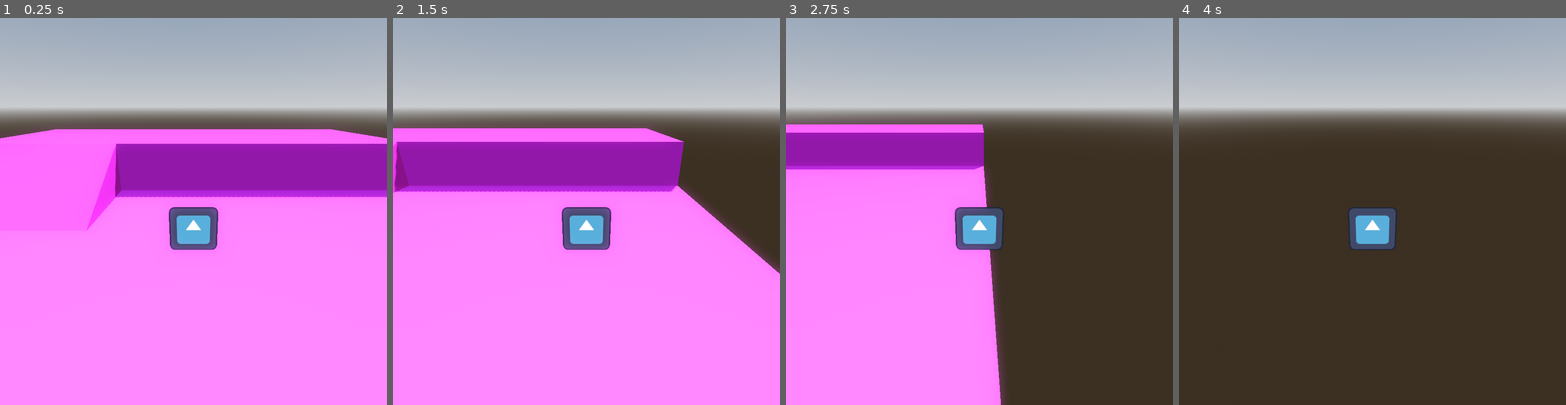
Above: before the commit, frames 1-4 (left to right).
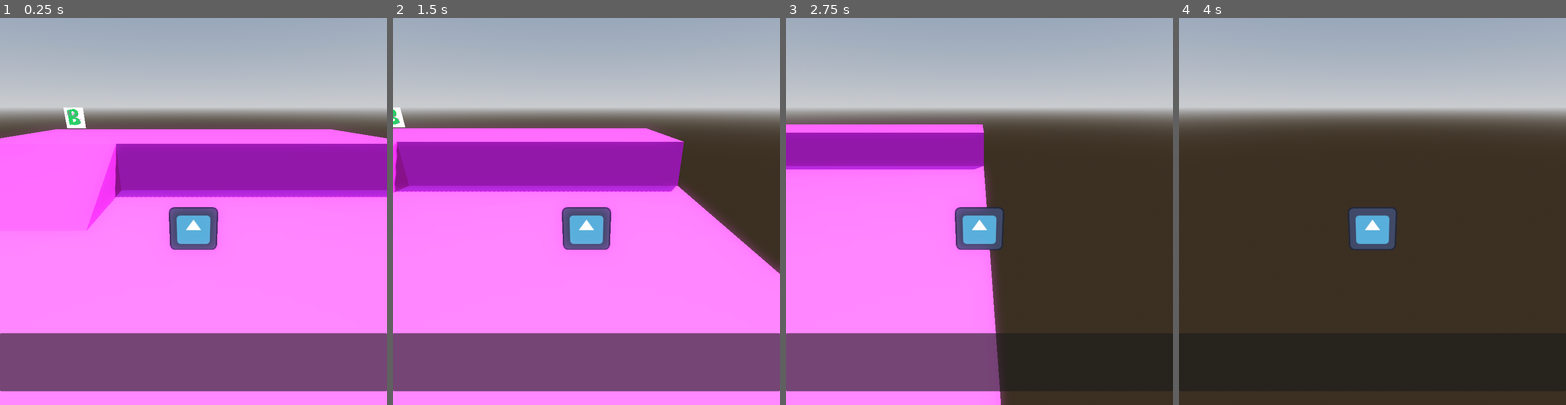
Above: after the commit, the same moments.

Repository: StativKaktus131/PaletteLock
Game: Godot game, scene res://world.tscn
Two runs of this game, one before a commit and one after it. Both use one fixed random seed, a clock stepped at 60 frames per second and the inputs below. The engine's default icon, where the game draws it, is replaced by a stand-in: a white triangle on a blue panel in a dark square.
Inputs:
- Up to frame 1 (0.25 s): no input
- Up to frame 2 (1.5 s): tap Enter at 0.5 s; hold D (right) 0.53-1.28 s; tap E (interact, bound only after the commit) at 0.6, 1.35 s; hold S (down) from 1.28 s (still down)
- Up to frame 3 (2.75 s): release S (down) at 2.03 s; hold D (right) from 2.03 s (still down); tap E (interact, bound only after the commit) at 2.1 s
- Up to frame 4 (4 s): release D (right) at 2.78 s; hold W (up) 2.78-3.53 s; tap E (interact, bound only after the commit) at 2.85, 3.6 s; hold A (left) from 3.53 s (still down)

The runs differ from the first frame. In frame 1, 15% of the frame differs, in the area x 0-100%, y 23-97%; in frame 2, 15%; in frame 3, 8.6%; in frame 4, less than 0.1%.
Error after the commit: Out of bounds get index '0' (on base: 'Array[Area3D]') (res://scripts/player.gd:49)

Commit message:
Added NPC script, modular dialogue system

Diff:
--- /dev/null
+++ b/dialogue_system.gd
@@ -0,0 +1,36 @@
+extends Panel
+
+@export_group("typewriter")
+@export var interval : float
+
+@onready var text_field : RichTextLabel = $MarginContainer/Text
+
+var current_text : String = ""
+
+var timer : Timer
+var current_char_pointer = 0
+
+
+func _ready() -> void:
+	timer = Timer.new()
+
+	timer.wait_time = interval
+	timer.timeout.connect(type_letter)
+
+	add_child(timer)
+
+
+func type_letter() -> void:
+	current_char_pointer += 1
+
+	if current_char_pointer > current_text.length():
+		timer.stop()
+
+	text_field.text = current_text.substr(0, current_char_pointer)
+
+
+
+func trigger(new_text: String) -> void:
+	current_text = new_text
+	current_char_pointer = 0
+	timer.start()
--- a/project.godot
+++ b/project.godot
@@ -46,7 +46,13 @@
 , Object(InputEventKey,"resource_local_to_scene":false,"resource_name":"","device":-1,"window_id":0,"alt_pressed":false …(186 unchanged characters)…
 ]
 }
+interact={
+"deadzone": 0.2,
+"events": [Object(InputEventKey,"resource_local_to_scene":false,"resource_name":"","device":-1,"window_id":0,"alt_pressed":false,"shift_pressed":false,"ctrl_pressed":false,"meta_pressed":false,"pressed":false,"keycode":0,"physical_keycode":69,"key_label":0,"unicode":101,"location":0,"echo":false,"script":null)
+]
+}
 
 [layer_names]
 
 3d_physics/layer_1="Ground"
+3d_physics/layer_2="NPC"
--- /dev/null
+++ b/scenes/npc.tscn
@@ -0,0 +1,26 @@
+[gd_scene load_steps=4 format=3 uid="uid://bjpqqfnsn811w"]
+
+[ext_resource type="Script" uid="uid://coxvtvoejdpeh" path="res://scripts/npc.gd" id="1_nh2m4"]
+
+[sub_resource type="CapsuleShape3D" id="CapsuleShape3D_036b0"]
+radius = 0.30156
+height = 1.4091
+
+[sub_resource type="SphereShape3D" id="SphereShape3D_dwbse"]
+radius = 1.13953
+
+[node name="NPC" type="StaticBody3D"]
+script = ExtResource("1_nh2m4")
+
+[node name="Sprite3D" type="Sprite3D" parent="."]
+transform = Transform3D(0.279951, 0, 0, 0, 0.279951, 0, 0, 0, 0.279951, 0, 0.649517, 0)
+
+[node name="CollisionShape3D" type="CollisionShape3D" parent="."]
+transform = Transform3D(1, 0, 0, 0, 1, 0, 0, 0, 1, 0, 0.559593, 0)
+shape = SubResource("CapsuleShape3D_036b0")
+
+[node name="InteractArea" type="Area3D" parent="."]
+collision_layer = 2
+
+[node name="CollisionShape3D" type="CollisionShape3D" parent="InteractArea"]
+shape = SubResource("SphereShape3D_dwbse")
--- a/scenes/player.tscn
+++ b/scenes/player.tscn
@@ -6,6 +6,9 @@
 [sub_resource type="CapsuleShape3D" id="CapsuleShape3D_dqkch"]
 radius = 0.265006
 height = 1.24236
+
+[sub_resource type="SphereShape3D" id="SphereShape3D_g2els"]
+radius = 1.13953
 
 [node name="Player" type="CharacterBody3D"]
 script = ExtResource("1_g2els")
@@ -24,3 +27,10 @@
 [node name="CollisionShape3D" type="CollisionShape3D" parent="."]
 transform = Transform3D(1, 0, 0, 0, 1, 0, 0, 0, 1, 0, 0.635135, 0)
 shape = SubResource("CapsuleShape3D_dqkch")
+
+[node name="InteractArea" type="Area3D" parent="."]
+collision_layer = 0
+collision_mask = 2
+
+[node name="CollisionShape3D" type="CollisionShape3D" parent="InteractArea"]
+shape = SubResource("SphereShape3D_g2els")
--- /dev/null
+++ b/scripts/npc.gd
@@ -0,0 +1,12 @@
+extends StaticBody3D
+
+@export_group("art")
+@export var tex : Texture2D
+@export_group("dialogue")
+@export var text : String
+
+@onready var sprite = $Sprite3D
+
+
+func _ready() -> void:
+	sprite.texture = tex
--- a/scripts/player.gd
+++ b/scripts/player.gd
@@ -5,12 +5,19 @@
 @export var acc_speed : float
 @export var gravity : float
 
+@export_group("reference")
+@export var dialogue_system : Node
+
+@onready var interact_area : Area3D = $InteractArea
+
 var move := Vector3.ZERO
 var y_vel := 0.0
 
 
 func _process(delta: float) -> void:
 	move_player(delta)
+
+	check_for_interaction()
 
 
 func move_player(delta: float) -> void:
@@ -33,3 +40,12 @@
 
 	# move player
 	move_and_slide()
+
+
+func check_for_interaction():
+	if not Input.is_action_just_pressed("interact"):
+		return
+
+	var area = interact_area.get_overlapping_areas()[0]
+
+	dialogue_system.trigger(area.get_parent().text)
--- a/world.tscn
+++ b/world.tscn
@@ -1,6 +1,10 @@
-[gd_scene load_steps=10 format=4 uid="uid://d12k1ix13lrb"]
+[gd_scene load_steps=14 format=4 uid="uid://d12k1ix13lrb"]
 
 [ext_resource type="PackedScene" uid="uid://bs3iuosjw3f5n" path="res://scenes/player.tscn" id="1_f3sb7"]
+[ext_resource type="PackedScene" uid="uid://bjpqqfnsn811w" path="res://scenes/npc.tscn" id="2_aqk2v"]
+[ext_resource type="Texture2D" uid="uid://ble5uiuwxyn6q" path="res://art assets/NPC-A.png" id="3_aqk2v"]
+[ext_resource type="Texture2D" uid="uid://dawfa14esp87h" path="res://art assets/NPC-B.png" id="4_036b0"]
+[ext_resource type="Script" uid="uid://bmt56hfc842hv" path="res://dialogue_system.gd" id="5_036b0"]
 
 [sub_resource type="ProceduralSkyMaterial" id="ProceduralSkyMaterial_f3sb7"]
 sky_horizon_color = Color(0.662243, 0.671743, 0.686743, 1)
@@ -66,7 +70,8 @@
 transform = Transform3D(-0.866025, -0.433013, 0.25, 0, 0.5, 0.866025, -0.5, 0.75, -0.433013, 0, 0, 0)
 shadow_enabled = true
 
-[node name="Player" parent="." instance=ExtResource("1_f3sb7")]
+[node name="Player" parent="." node_paths=PackedStringArray("dialogue_system") instance=ExtResource("1_f3sb7")]
+dialogue_system = NodePath("../Canvas/Dialogue System")
 
 [node name="testmap" type="StaticBody3D" parent="."]
 
@@ -77,3 +82,49 @@
 
 [node name="CollisionShape3D" type="CollisionShape3D" parent="testmap"]
 shape = SubResource("ConcavePolygonShape3D_tlwt5")
+
+[node name="NPC A" parent="." instance=ExtResource("2_aqk2v")]
+transform = Transform3D(1, 0, 0, 0, 1, 0, 0, 0, 1, -6.75859, 0, 0)
+tex = ExtResource("3_aqk2v")
+text = "das ist text eins"
+
+[node name="NPC B" parent="." instance=ExtResource("2_aqk2v")]
+transform = Transform3D(1, 0, 0, 0, 1, 0, 0, 0, 1, -7.84289, 2.30303, -11.7683)
+tex = ExtResource("4_036b0")
+text = "das ist text 2 (B)"
+
+[node name="Canvas" type="Control" parent="."]
+layout_mode = 3
+anchors_preset = 15
+anchor_right = 1.0
+anchor_bottom = 1.0
+grow_horizontal = 2
+grow_vertical = 2
+
+[node name="Dialogue System" type="Panel" parent="Canvas"]
+layout_mode = 1
+anchors_preset = 12
+anchor_top = 1.0
+anchor_right = 1.0
+anchor_bottom = 1.0
+offset_top = -166.56
+offset_bottom = -31.56
+grow_horizontal = 2
+grow_vertical = 0
+script = ExtResource("5_036b0")
+interval = 0.02
+
+[node name="MarginContainer" type="MarginContainer" parent="Canvas/Dialogue System"]
+layout_mode = 1
+anchors_preset = 15
+anchor_right = 1.0
+anchor_bottom = 1.0
+grow_horizontal = 2
+grow_vertical = 2
+theme_override_constants/margin_left = 5
+theme_override_constants/margin_top = 5
+theme_override_constants/margin_right = 5
+theme_override_constants/margin_bottom = 5
+
+[node name="Text" type="RichTextLabel" parent="Canvas/Dialogue System/MarginContainer"]
+layout_mode = 2
Binary file added: art assets/NPC-A.png
Binary file added: art assets/NPC-B.png
Not shown, added: dialogue_system.gd.uid
Not shown: 1 places in scenes/player.tscn that only renumber resources
Not shown, added: scripts/npc.gd.uid
Not shown, changed: .gitignore
